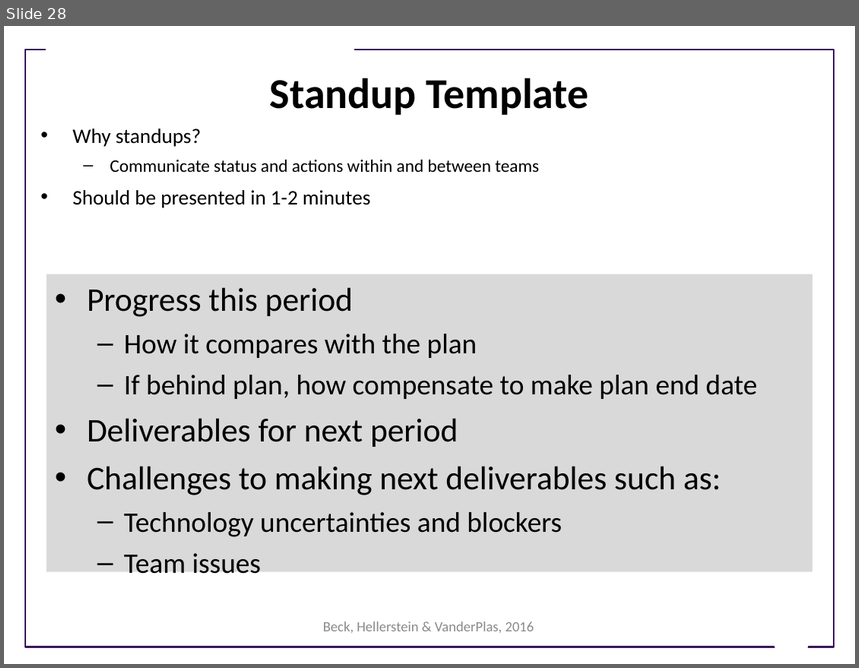
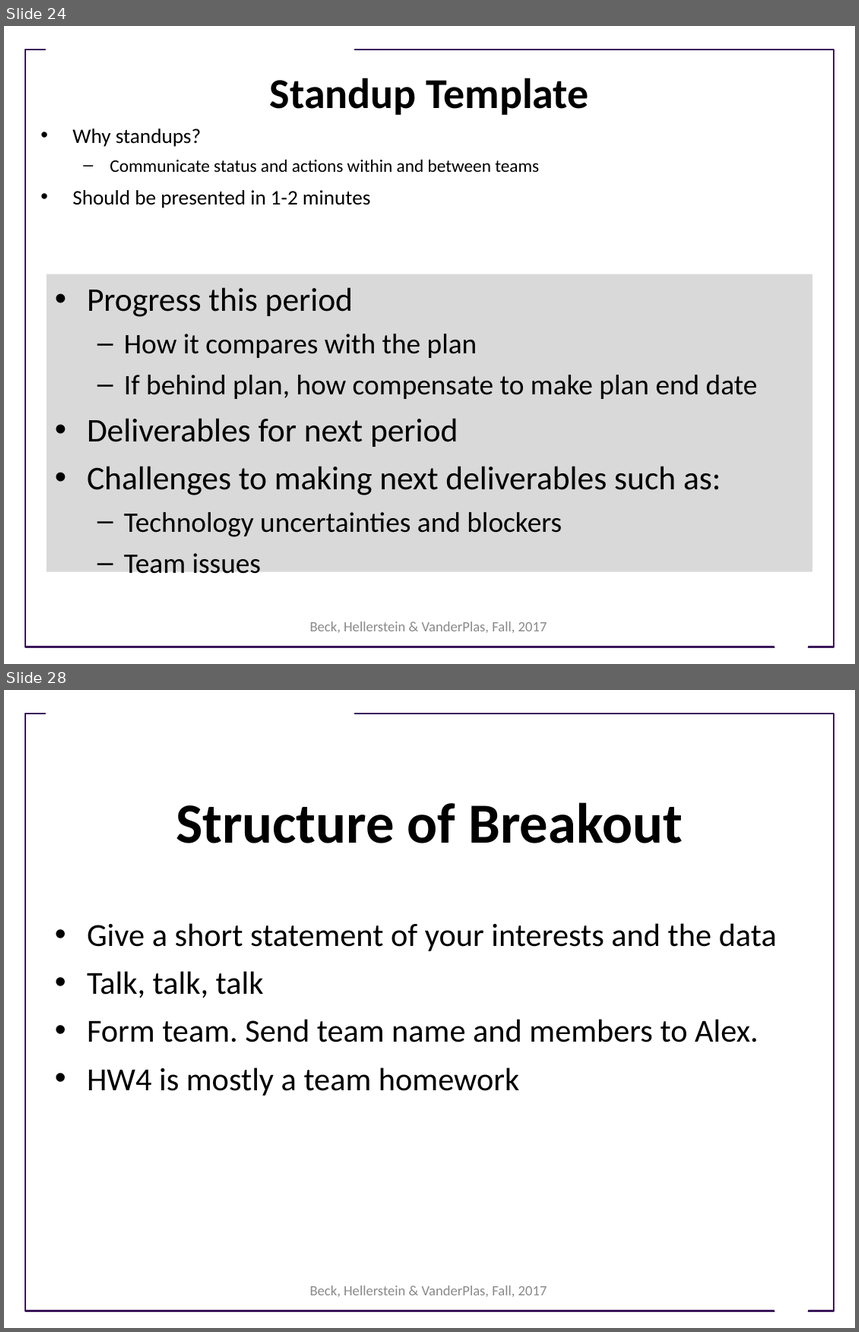
Before and after one commit to UWSEDS/LectureNotes, a slide deck: Working-in-Teams.ppt. Shown one above the other, each under a label of ours: slide 28 before the commit, slides 24 and 28 after it; the slides between them are not shown. The pictures are 859x668 and 859x1332 pixels, drawn with LibreOffice and Linux fonts; fonts in the diff are those of the drawing; background and template pictures are left out. Boxes give left, top, right and bottom in pixels: in the first picture for what was removed or moved away, otherwise in the second. Text is boxed around its words. In the diff, an @@ line names an element or a change of style, - is before the commit and + after.

Commit message:
Add team building

```diff
--- a/Working-in-Teams.ppt
+++ b/Working-in-Teams.ppt
@@ slide 28 added at [4, 690, 855, 1328], background #FFFFFF; not listed: 3 template elements that a slide beside it also shows @@
@@ title added at [176, 802, 683, 844], 48 pt, text #000000, bold @@
+Structure of Breakout
@@ text added at [87, 923, 777, 1096], 27.2 pt, text #000000 @@
+• Give a short statement of your interests and the data
+• Talk, talk, talk
+• Form team. Send team name and members to Alex.
+• HW4 is mostly a team homework
@@ text added at [310, 1286, 547, 1297], 12 pt, text #898989 @@
+Beck, Hellerstein & VanderPlas, Fall, 2017
@@ what was slide 28 is now slide 24 @@
@@ slide 24 changed as well @@
@@ text at [310, 622, 547, 633]: text changed @@
-Beck, Hellerstein & VanderPlas, 2016
+Beck, Hellerstein & VanderPlas, Fall, 2017
```
Also in this commit, not shown: 22 other slides changed, 4 other slides added, 6 slides removed.
